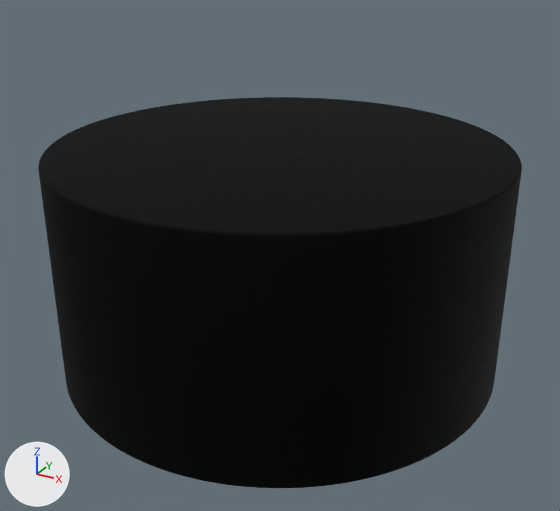
Renders of the OBJ model underbot_description/meshes/caster_link.obj from each side of a commit.
Both versions are drawn from a camera (50 mm lens) standing at (0.0626, -0.1138, 0.0565) and looking at (0.0014, -0.0027, 0.0009). The lights are fixed; the arrows at lower left show +X, +Y and +Z. The first picture is the older version. Where no turn or scale is listed for an object, it has been applied to the vertices. Vertices at exactly the same position are counted once.

The first picture shows 'caster_link__front_wheel'.
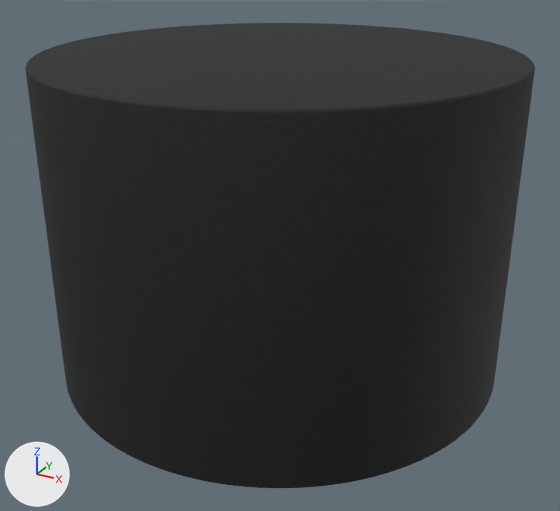
The newer file is also rescaled (x0.988), turned or shifted as a whole; pictures and numbers use the older file's frame.

What differs and where, as boxes [x1, y1, x2, y2] in the pictures (560 x 511 px; the box of a moved part takes in the faces that stretch with it):
'caster_link__front_wheel', surface changed, reshaped (lighter, 19% taller): before [38, 97, 522, 488]; after [25, 23, 535, 488]
part 1 of me_caster_link__front_wheel, moved or reshaped: before [38, 97, 522, 487]; after [25, 23, 535, 487]

Edits to the bpy script that builds the scene:
```text
Change mat_tire_rubber:
    where n0 = _N.new('ShaderNodeBsdfPrincipled'); n0.name = 'Principled BSDF'
    remove n0.inputs[1].default_value = 1.0  # 'Metallic'
Change me_caster_link__front_wheel:
    used by ob_caster_link__front_wheel; location = (0.0, 0.0, 0.0)
    remove me_caster_link__front_wheel.from_pydata(...)  # 1536 vertices, 3068 faces; spans x -0.04..0.04, y -0.04..0.04, z -0.02..0.02
    add me_caster_link__front_wheel.from_pydata(...)  # 1536 vertices, 3068 faces; spans x -0.04..0.04, y -0.04..0.04, z -0.02..0.0357
    me_caster_link__front_wheel part 1: all 768 vertices in x -0.04..0.04, y -0.04..0.04, z 0.0196..0.02 are moved by (0.0, 0.0, 0.0157)
```
